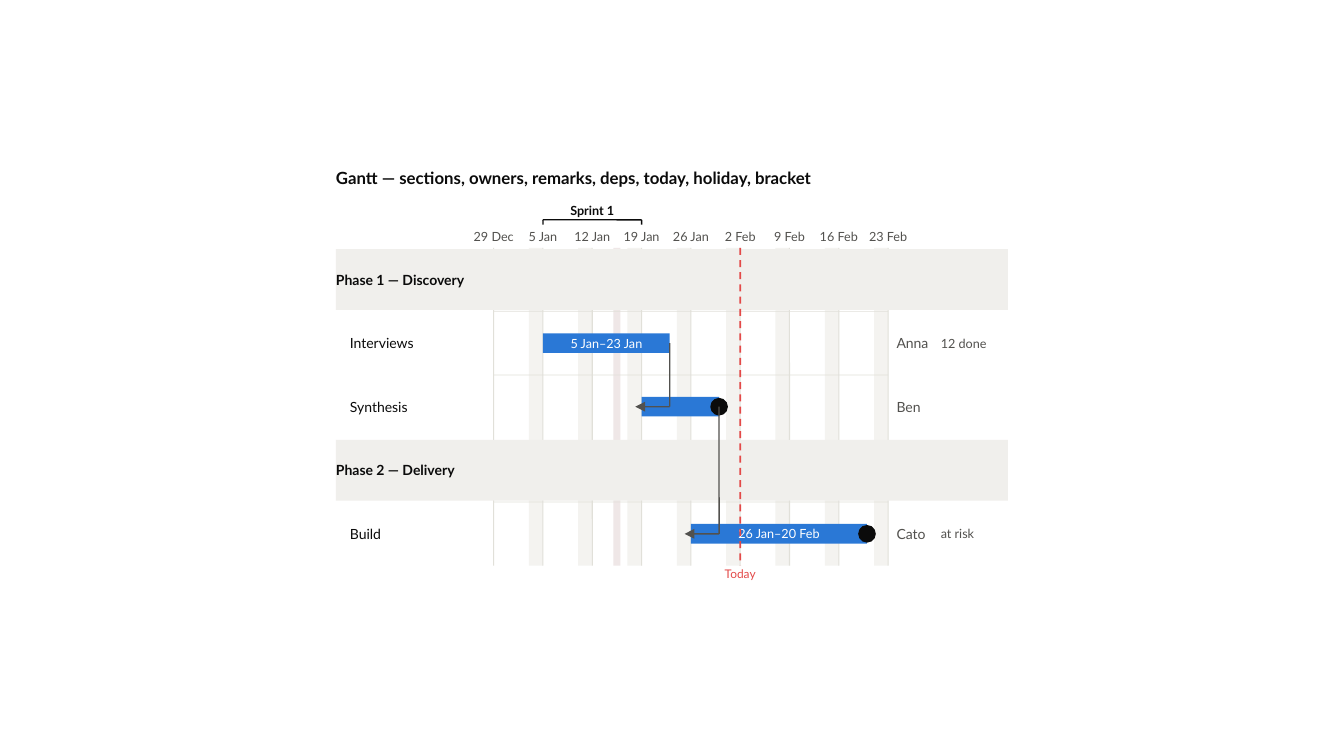
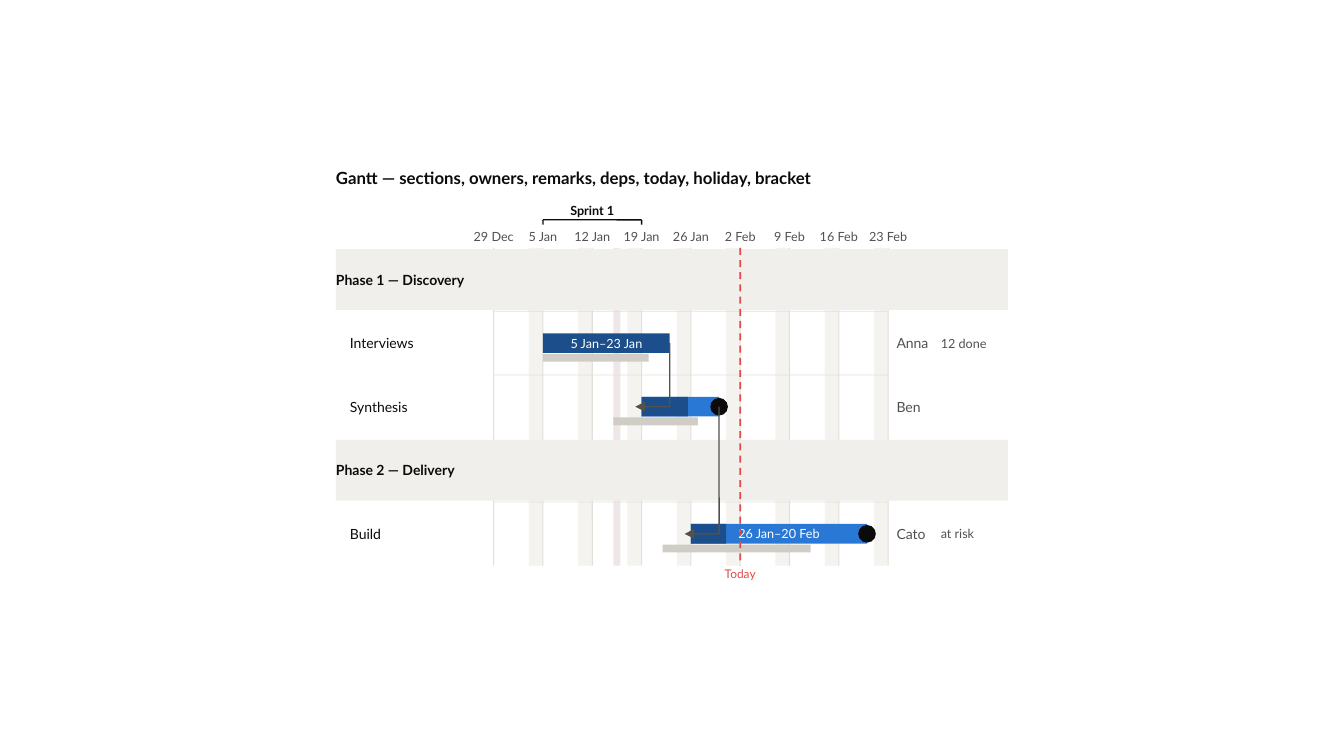
Before and after one commit to dannbleeker/PowerChart, a slide deck: slide 34 of examples/showcase.pptx. Drawn at 1344x756 pixels with LibreOffice and Linux fonts; fonts in the diff are those of the drawing. Boxes give left, top, right and bottom in pixels: in the first picture for what was removed or moved away, otherwise in the second. Text is boxed around its words. In the diff, an @@ line names an element or a change of style, - is before the commit and + after.

```diff
--- a/examples/showcase.pptx
+++ b/examples/showcase.pptx
@@ rectangle at (543,334,670,353): fill #2A78D6 to #1B4E8A @@
@@ rectangle added at (543,354,649,362), fill #CFCDC5 @@
@@ rectangle added at (614,417,699,425), fill #CFCDC5 @@
@@ rectangle added at (641,397,688,416), fill #1B4E8A @@
@@ rectangle added at (691,524,726,543), fill #1B4E8A @@
@@ rectangle added at (662,544,811,553), fill #CFCDC5 @@
```
Also in this commit, not shown: 1 slide added, 11 other files.
